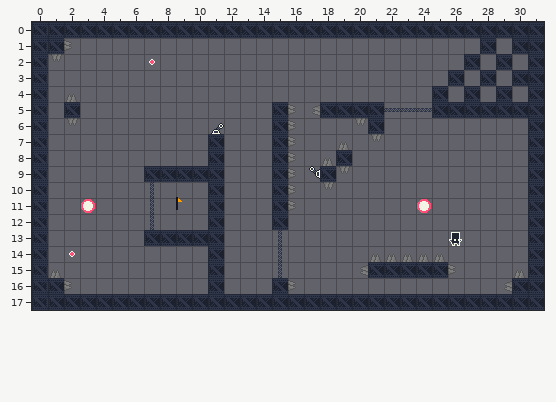
Tiled map -- core/assets/stages/choose_wisely.tmx. Above is the file before it was changed.
Cells are 16x16 px. Shown: x 0..31, y 0..17.
And afterwards:
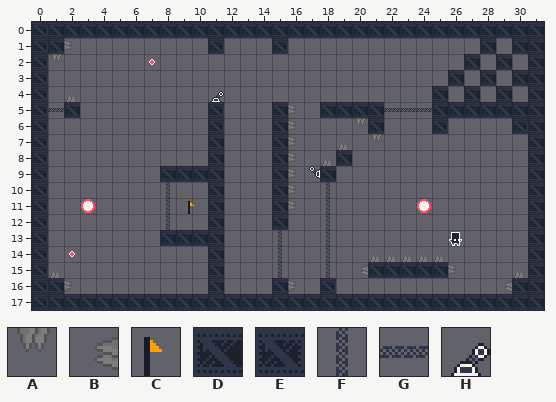
Key: from "Dungeon Sprites": A 131 turned 180, B 131 turned 270, C 133; from "industrial.v2": D 19, E 53, F 104, G 137, H 261.
_ is an empty cell.
Objects are placed by their top-left corner, in cells (3,4 is the top-left corner of cell 3,4); size is 1x1 cell unless given.
Difference:
Layer "details":
y 1: x 11 _ -> E; x 15 _ -> E
y 5: x 11 _ -> E; x 17 B -> _
y 6: x 2 A -> _; x 11 _ -> E; x 25 _ -> E; x 30 _ -> E
y 9: x 7 D -> _; x 19 A -> _
y 10: x 18 A -> _
y 13: x 7 D -> _
y 16: x 18 _ -> E
Layer "objects":
changed: H "switch_2" at 11,6 -> H "switch_2" at 11,4
changed: F "door_2" at 7,10 -> F "door_2" at 8,10
changed: C "goal" at 8.8,10.8 -> C "goal" at 9.5,11
changed: F "door_2" at 7,11 -> F "door_2" at 8,11
changed: F "door_2" at 7,12 -> F "door_2" at 8,12
added: G "door_3" at 1,5
added: F "door_1" at 18,10
added: F "door_1" at 18,11
added: F "door_1" at 18,12
added: F "door_1" at 18,13
added: F "door_1" at 18,14
added: F "door_1" at 18,15
